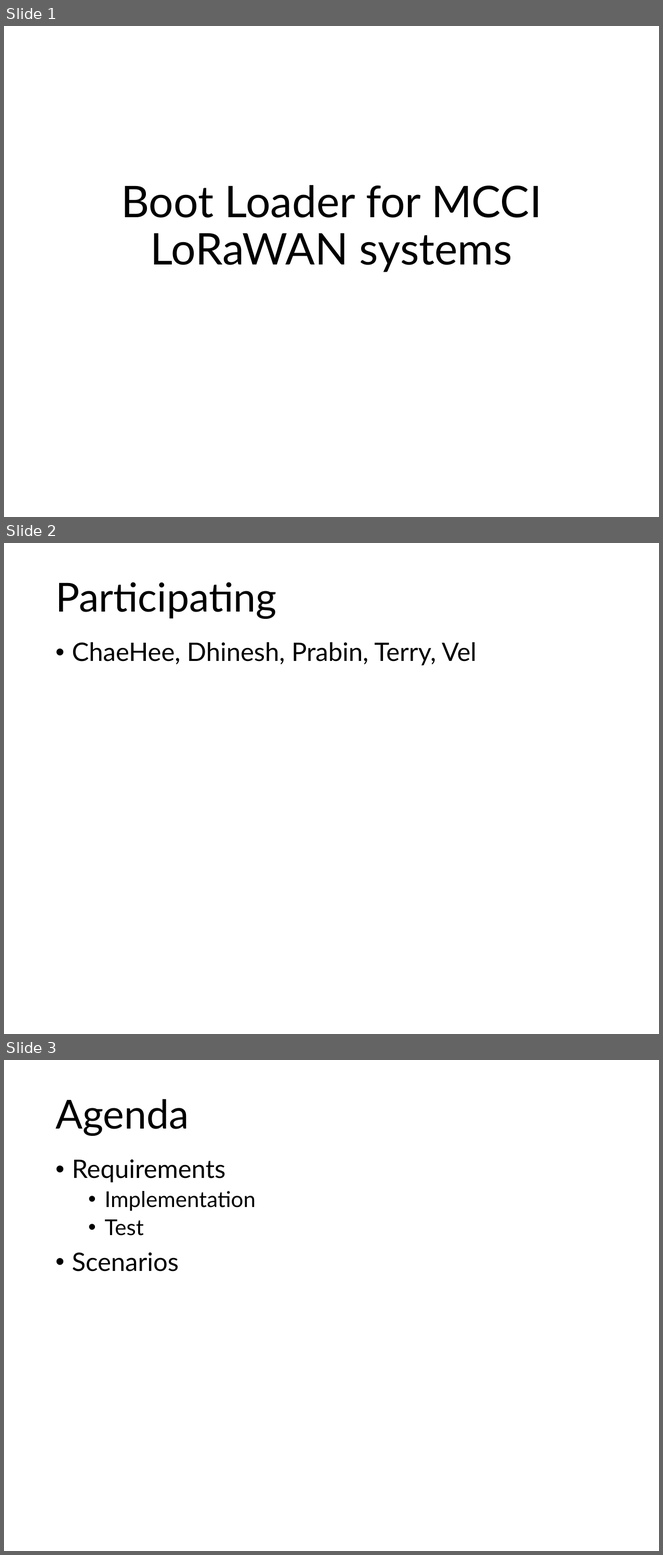
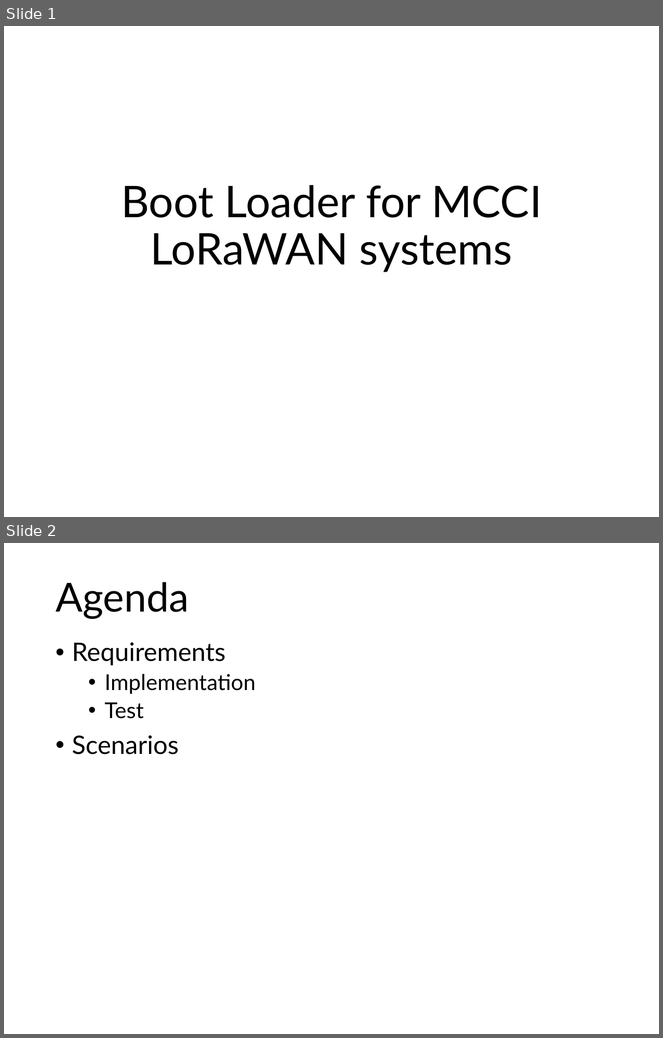
Before and after one commit to mcci-catena/bootloader, a slide deck: doc/Boot-Loader.pptx. Shown one above the other, each under a label of ours: slides 1, 2 and 3 before the commit, slides 1 and 2 after it. The pictures are 663x1555 and 663x1038 pixels, drawn with LibreOffice and Linux fonts; fonts in the diff are those of the drawing; background and template pictures are left out. Boxes give left, top, right and bottom in pixels: in the first picture for what was removed or moved away, otherwise in the second. Text is boxed around its words. In the diff, an @@ line names an element or a change of style, - is before the commit and + after.

```diff
--- a/doc/Boot-Loader.pptx
+++ b/doc/Boot-Loader.pptx
@@ slide 2 removed at bbox=[4, 543, 659, 1034], background picture (left out) @@
@@ title removed at bbox=[55, 582, 276, 618] @@
-Participating
@@ text removed at bbox=[72, 642, 477, 666] @@
-• ChaeHee, Dhinesh, Prabin, Terry, Vel
@@ what was slide 3 is now slide 2 @@
```
Also in this commit, not shown: 2 other files.
